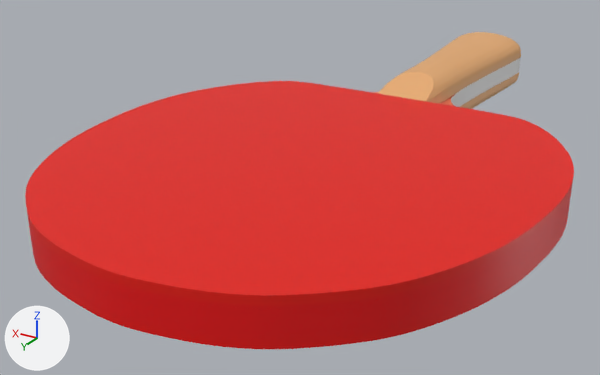
One commit to the glTF model models/racket-1.glb: the scene before it, then after it.
Camera for both pictures: a 50 mm camera at (-0.122, 0.237, 0.1) aimed at (0.016, 0.007, -0.015). The axes (+X, +Y, +Z) are drawn at lower left. The lights are the same throughout. Where no turn or scale is listed for an object, it has been applied to the vertices.

Objects in the first picture: 'handle.001_Plane.029', 'handle1.001_Plane.009', 'head-layer_red2.000_Plane.002', 'head-layer_red2.001_Plane.023', 'head-layer_red2.002_Plane.024', 'head-layer_red2.003_Plane.025', 'head-wood.000_Plane.001'.
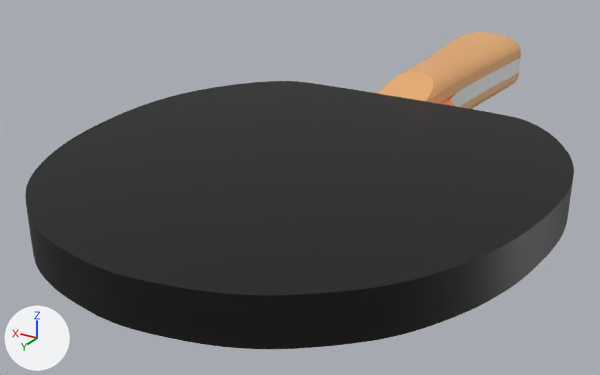
The edits, one by one:
Material 'yellow.001' (mat_yellow_001) is new.
Its base color is (0.0, 0.0, 0.0) (black #000000).
Material 'black' (mat_black) is new.
Its base color is (0.00206, 0.0000259, 0.0) (black #070000).
Material 'wood_handle3' (mat_wood_handle3) is new.
Its base color is (0.0, 0.0, 0.0) (black #000000).
Material 'layer-red' (mat_layer_red) is new.
Its base color is (0.0, 0.0, 0.0) (black #000000).
me_head_layer_red2_000_plane_001 has 7988 vertices, 15972 faces and spans x -0.077..0.077, y -0.04..0.116, z 0.005..0.008.
me_head_layer_red2_000_plane_001 no longer uses material mat_layer_red_001 (red #e71200).
me_head_layer_red2_000_plane_001 now uses material mat_layer_red (black #000000).
me_head_wood_000_plane_002 has 794 vertices, 1584 faces and spans x -0.077..0.077, y -0.04..0.116, z -0.003..0.004.
me_head_wood_000_plane_002 no longer uses material mat_wood_handle3_001 (red #e70005).
me_head_wood_000_plane_002 now uses material mat_wood_handle3 (black #000000).
me_head_layer_red2_001_plane_001 has 7988 vertices, 15972 faces and spans x -0.077..0.077, y -0.04..0.116, z -0.006..-0.003.
me_head_layer_red2_001_plane_001 no longer uses material mat_black_001 (red #e70300).
me_head_layer_red2_001_plane_001 now uses material mat_black (black #070000).
me_head_layer_red2_002_plane_001 has 2684 vertices, 5364 faces and spans x -0.077..0.077, y -0.04..0.116, z 0.004..0.005.
me_head_layer_red2_002_plane_001 no longer uses material mat_yellow_002 (red #e70005).
me_head_layer_red2_002_plane_001 now uses material mat_yellow_001 (black #000000).
me_head_layer_red2_003_plane_001 has 2684 vertices, 5364 faces and spans x -0.077..0.077, y -0.04..0.116, z -0.004..-0.003.
me_head_layer_red2_003_plane_001 no longer uses material mat_yellow_002 (red #e70005).
me_head_layer_red2_003_plane_001 now uses material mat_yellow_001 (black #000000).

Where the change shows, as pixel boxes [x1, y1, x2, y2] in the pictures (600 x 375 px):
'head-layer_red2.000_Plane.002', recoloured (red to black)
    both: [25, 81, 574, 305]
'head-wood.000_Plane.001', recoloured (red to black)
    both: [28, 189, 572, 337]
'head-layer_red2.001_Plane.023', recoloured (red to black)
    both: [32, 216, 568, 349]
'head-layer_red2.002_Plane.024', recoloured (red to black)
    both: [28, 188, 572, 309]
'head-layer_red2.003_Plane.025', recoloured (red to black)
    both: [32, 211, 569, 340]
